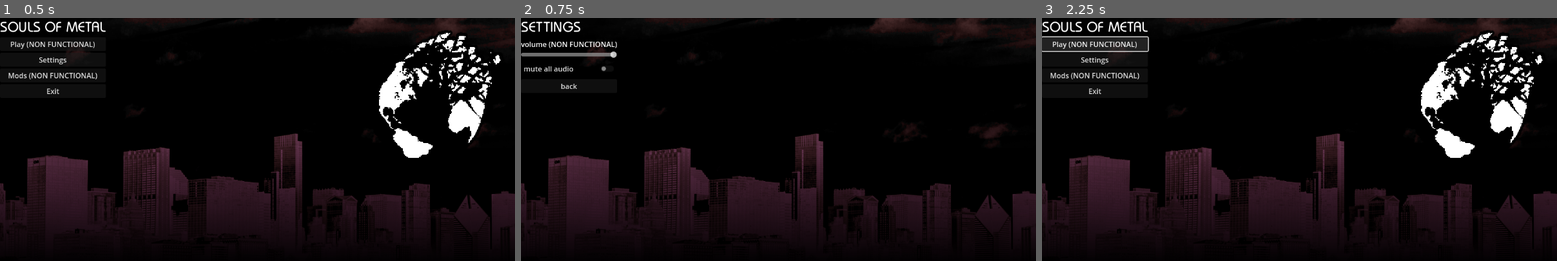
Above: before the commit, frames 1-3 (left to right).
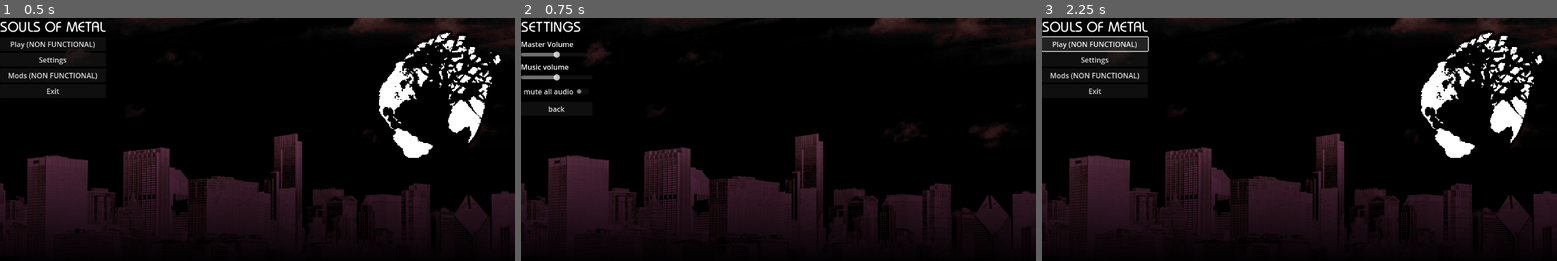
Above: after the commit, the same moments.

Repository: inklinsworld/souls-of-metal-godot-edition
Game: Godot game, scene res://scenes/main_menu.tscn
Same seed, same stepped clock (60 frames per second), same inputs: the game is played once before the commit and once after it.
Inputs:
- Up to frame 1 (0.5 s): no input
- Up to frame 2 (0.75 s): click "Settings" at 0.5 s
- Up to frame 3 (2.25 s): click "back" at 1.25 s; click "Play (NON FUNCTIONAL)" at 2 s

Frame 1 is identical in both runs. In frame 2, 1.0% of the frame differs, in the area x 0-19%, y 9-39%; in frame 3, nothing differs.

Commit message:
updated slider audio system

Diff:
--- /dev/null
+++ b/default_bus_layout.tres
@@ -0,0 +1,9 @@
+[gd_resource type="AudioBusLayout" format=3 uid="uid://bo6o2jvh6vdnt"]
+
+[resource]
+bus/1/name = &"Music"
+bus/1/solo = false
+bus/1/mute = false
+bus/1/bypass_fx = false
+bus/1/volume_db = 0.0
+bus/1/send = &"Master"
--- a/project.godot
+++ b/project.godot
@@ -16,3 +16,12 @@
 config/features=PackedStringArray("4.4", "Forward Plus")
 boot_splash/image="uid://66cvkbm623s3"
 config/icon="uid://66cvkbm623s3"
+
+[audio]
+
+buses/default_bus_layout="uid://bo6o2jvh6vdnt"
+
+[editor]
+
+version_control/plugin_name="GitPlugin"
+version_control/autoload_on_startup=true
--- a/scenes/main_menu.tscn
+++ b/scenes/main_menu.tscn
@@ -1,10 +1,11 @@
-[gd_scene load_steps=7 format=3 uid="uid://y0sv0jbg2p80"]
+[gd_scene load_steps=8 format=3 uid="uid://y0sv0jbg2p80"]
 
 [ext_resource type="Script" uid="uid://xw76jkmw533g" path="res://scripts/control.gd" id="1_06t4h"]
 [ext_resource type="Texture2D" uid="uid://pcqsb1jhdiil" path="res://art/menu.png" id="2_fu7sn"]
 [ext_resource type="Texture2D" uid="uid://66cvkbm623s3" path="res://art/logo.png" id="3_glbon"]
 [ext_resource type="FontFile" uid="uid://bajhk8ivivhpe" path="res://art/font.ttf" id="3_jix8l"]
 [ext_resource type="AudioStream" uid="uid://cj5cgfgvlqnjb" path="res://music/Katyusha.mp3" id="5_8ln24"]
+[ext_resource type="Script" uid="uid://bv8iohfd3yxy0" path="res://scripts/volume_slider.gd" id="5_rtw2f"]
 
 [sub_resource type="LabelSettings" id="LabelSettings_7vrkn"]
 font = ExtResource("3_jix8l")
@@ -24,6 +25,7 @@
 texture = ExtResource("2_fu7sn")
 
 [node name="base_menu" type="VBoxContainer" parent="."]
+visible = false
 layout_mode = 0
 offset_right = 40.0
 offset_bottom = 40.0
@@ -54,7 +56,6 @@
 text = "Exit"
 
 [node name="settings" type="VBoxContainer" parent="."]
-visible = false
 layout_mode = 0
 offset_right = 40.0
 offset_bottom = 40.0
@@ -64,25 +65,45 @@
 text = "SETTINGS"
 label_settings = SubResource("LabelSettings_7vrkn")
 
-[node name="Control" type="Control" parent="settings"]
+[node name="divider1" type="Control" parent="settings"]
 layout_mode = 2
 
-[node name="Label2" type="Label" parent="settings"]
+[node name="mastervollabel" type="Label" parent="settings"]
 layout_mode = 2
-text = "volume (NON FUNCTIONAL)"
+text = "Master Volume"
 
-[node name="HSlider" type="HSlider" parent="settings"]
+[node name="mastervol" type="HSlider" parent="settings"]
 layout_mode = 2
-value = 100.0
+max_value = 1.0
+step = 0.001
+value = 0.5
+script = ExtResource("5_rtw2f")
+volume_offset_db = -50.0
 
-[node name="Control2" type="Control" parent="settings"]
+[node name="divider2" type="Control" parent="settings"]
+layout_mode = 2
+
+[node name="musicvollabel" type="Label" parent="settings"]
+layout_mode = 2
+text = "Music volume"
+
+[node name="musicvol" type="HSlider" parent="settings"]
+layout_mode = 2
+max_value = 1.0
+step = 0.001
+value = 0.5
+script = ExtResource("5_rtw2f")
+audio_bus = 1
+volume_offset_db = -50.0
+
+[node name="divider3" type="Control" parent="settings"]
 layout_mode = 2
 
 [node name="CheckButton" type="CheckButton" parent="settings"]
 layout_mode = 2
 text = "mute all audio"
 
-[node name="Control3" type="Control" parent="settings"]
+[node name="divider4" type="Control" parent="settings"]
 layout_mode = 2
 
 [node name="Button" type="Button" parent="settings"]
@@ -92,10 +113,12 @@
 [node name="Katyusha" type="AudioStreamPlayer" parent="."]
 stream = ExtResource("5_8ln24")
 autoplay = true
+bus = &"Music"
 parameters/looping = true
 
 [connection signal="pressed" from="base_menu/Button2" to="." method="_on_button_2_pressed"]
 [connection signal="pressed" from="base_menu/Button3" to="." method="_on_button_3_pressed"]
-[connection signal="value_changed" from="settings/HSlider" to="." method="_on_h_slider_value_changed"]
+[connection signal="value_changed" from="settings/mastervol" to="settings/mastervol" method="set_volume_linear"]
+[connection signal="value_changed" from="settings/musicvol" to="settings/musicvol" method="set_volume_linear"]
 [connection signal="toggled" from="settings/CheckButton" to="." method="_on_check_button_toggled"]
 [connection signal="pressed" from="settings/Button" to="." method="_on_button_pressed"]
--- a/scripts/control.gd
+++ b/scripts/control.gd
@@ -1,22 +1,22 @@
 extends Control
+
+@onready var base_menu: VBoxContainer = $base_menu
+@onready var settings: VBoxContainer = $settings
+
+func _ready():
+	base_menu.show()
+	settings.hide()
 
 func _on_button_3_pressed() -> void:
 	get_tree().quit()
 
-
 func _on_button_2_pressed() -> void:
-	$base_menu.hide()
-	$settings.show()
-
-
-func _on_h_slider_value_changed(value: float) -> void:
-	AudioServer.set_bus_volume_db(0, value-50)
-
+	base_menu.hide()
+	settings.show()
 
 func _on_check_button_toggled(toggled_on: bool) -> void:
 	AudioServer.set_bus_mute(0, toggled_on)
 
-
 func _on_button_pressed() -> void:
-	$base_menu.show()
-	$settings.hide()
+	base_menu.show()
+	settings.hide()
--- /dev/null
+++ b/scripts/volume_slider.gd
@@ -0,0 +1,30 @@
+@tool
+extends Node
+#signals
+signal on_set_volume_db(float)
+signal on_set_volume_linear(float)
+#vars
+enum AudioBus {}
+@export var audio_bus: AudioBus
+@export var volume_offset_db: float = 0
+@export var volume_offset_linear: float = 0
+
+func _ready() -> void:
+	on_set_volume_db.emit(AudioServer.get_bus_volume_db(audio_bus))
+	on_set_volume_linear.emit(AudioServer.get_bus_volume_linear(audio_bus))
+#checks for audio buses and puts them as an enum option
+func _validate_property(property: Dictionary):
+	if property.name == "audio_bus":
+		property.hint_string = ""
+		for i in AudioServer.bus_count:
+			if i > 0:
+				property.hint_string += ","
+			property.hint_string += AudioServer.get_bus_name(i)
+#sets volume in decibels
+func set_volume_db(value: float) -> void:
+	AudioServer.set_bus_volume_db(audio_bus, value + volume_offset_db)
+	on_set_volume_db.emit(value)
+#sets volume linearly
+func set_volume_linear(value: float) -> void:
+	AudioServer.set_bus_volume_linear(audio_bus, value + volume_offset_linear)
+	on_set_volume_linear.emit(value)
Not shown, added: addons/godot-git-plugin/git_plugin.gdextension.uid
Not shown, added: addons/godot-git-plugin/plugin.cfg
Not shown, added: scripts/volume_slider.gd.uid
Not shown, added: .editorconfig
Not shown, added: .gitattributes
Not shown, changed: .gitignore
Not shown, added: addons/godot-git-plugin/LICENSE
Not shown, added: addons/godot-git-plugin/THIRDPARTY.md
Not shown, added: addons/godot-git-plugin/git_plugin.gdextension
Not shown, added: addons/godot-git-plugin/linux/libgit_plugin.linux.editor.x86_64.so
Not shown, added: addons/godot-git-plugin/macos/libgit_plugin.macos.editor.universal.dylib
Not shown, added: addons/godot-git-plugin/win64/libgit_plugin.windows.editor.x86_64.dll
(and 4 more such lines)
